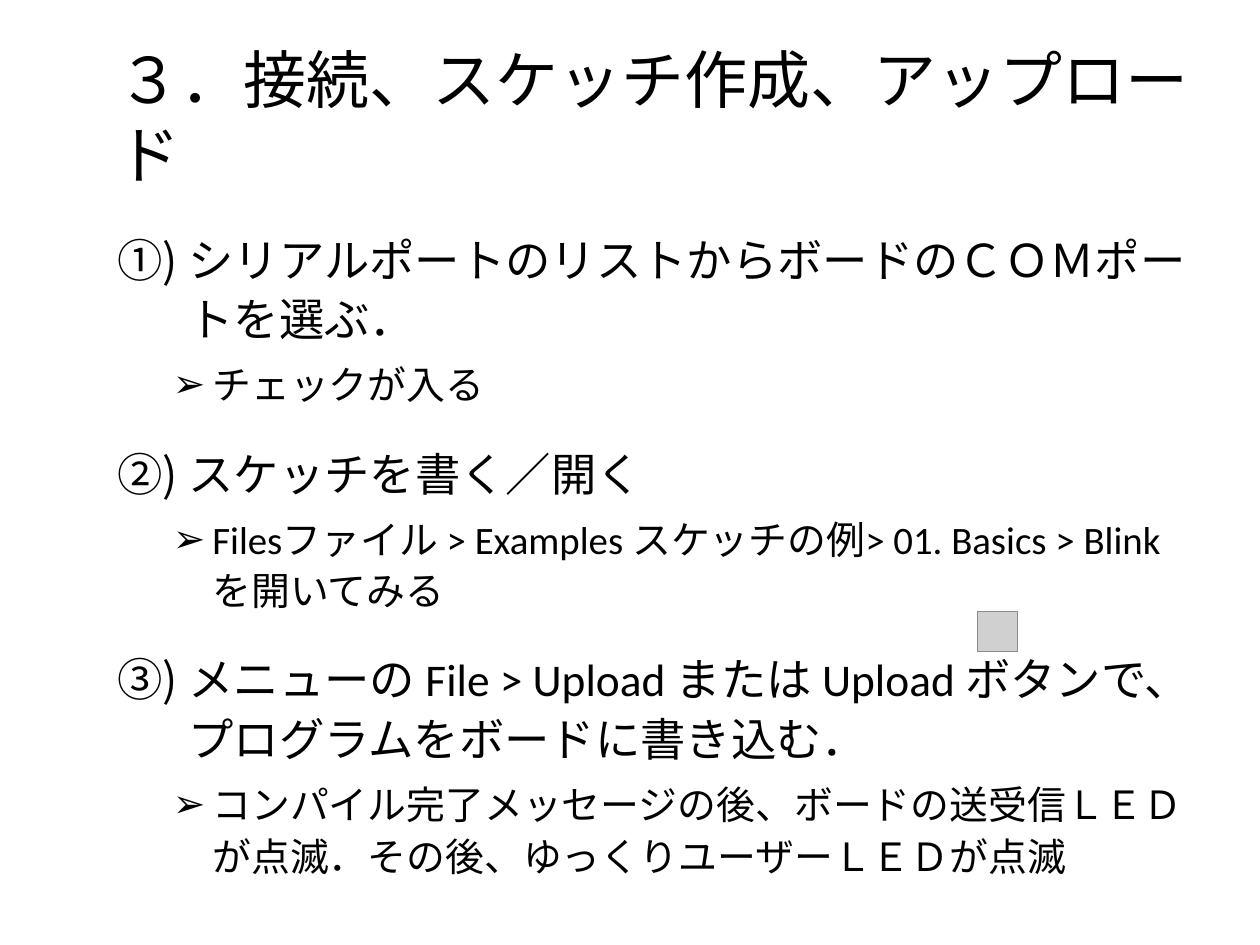
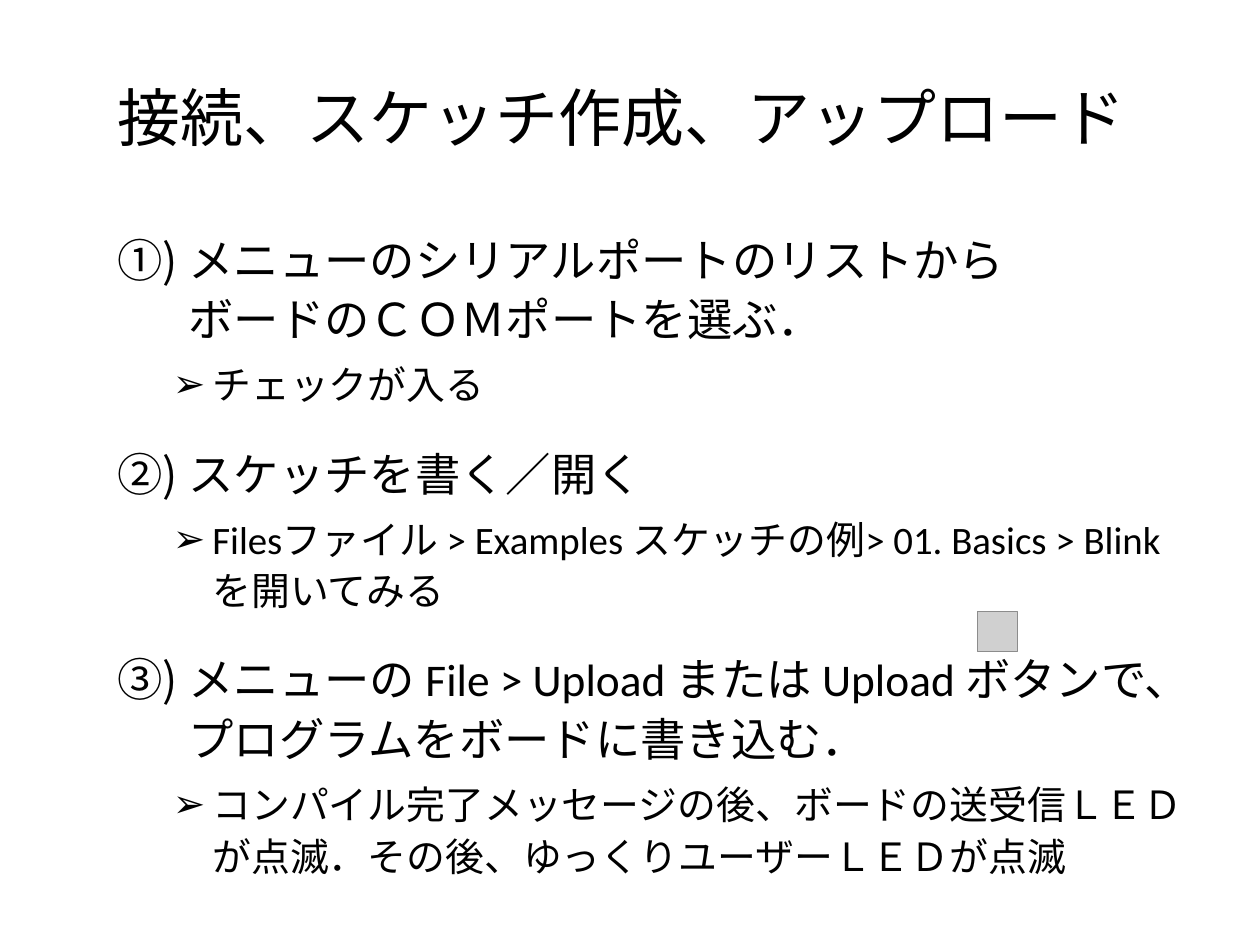
Before and after one commit to MatsK/Courses, a slide deck: slide 4 of CS2/Arduino入門：Arduino IDE 言語篇.pptx (slide 3 before the commit). Drawn at 1260x945 pixels with LibreOffice and Linux fonts; fonts in the diff are those of the drawing; grey boxes stand for pictures; background and template pictures are left out. Boxes give left, top, right and bottom in pixels: in the first picture for what was removed or moved away, otherwise in the second. Text is boxed around its words. In the diff, an @@ line names an element or a change of style, - is before the commit and + after.

```diff
--- a/CS2/Arduino入門：Arduino IDE 言語篇.pptx
+++ b/CS2/Arduino入門：Arduino IDE 言語篇.pptx
@@ title at (118,88,1126,146): text changed @@
-３．接続、スケッチ作成、アップロード
+接続、スケッチ作成、アップロード
@@ text at (189,238,1005,339): text changed @@
-1. シリアルポートのリストからボードのＣＯＭポートを選ぶ．
+1. メニューのシリアルポートのリストから
+   ボードのＣＯＭポートを選ぶ．
```
Also in this commit, not shown: 12 other slides changed, 2 slides added, 1 slide removed, 1 other file.
